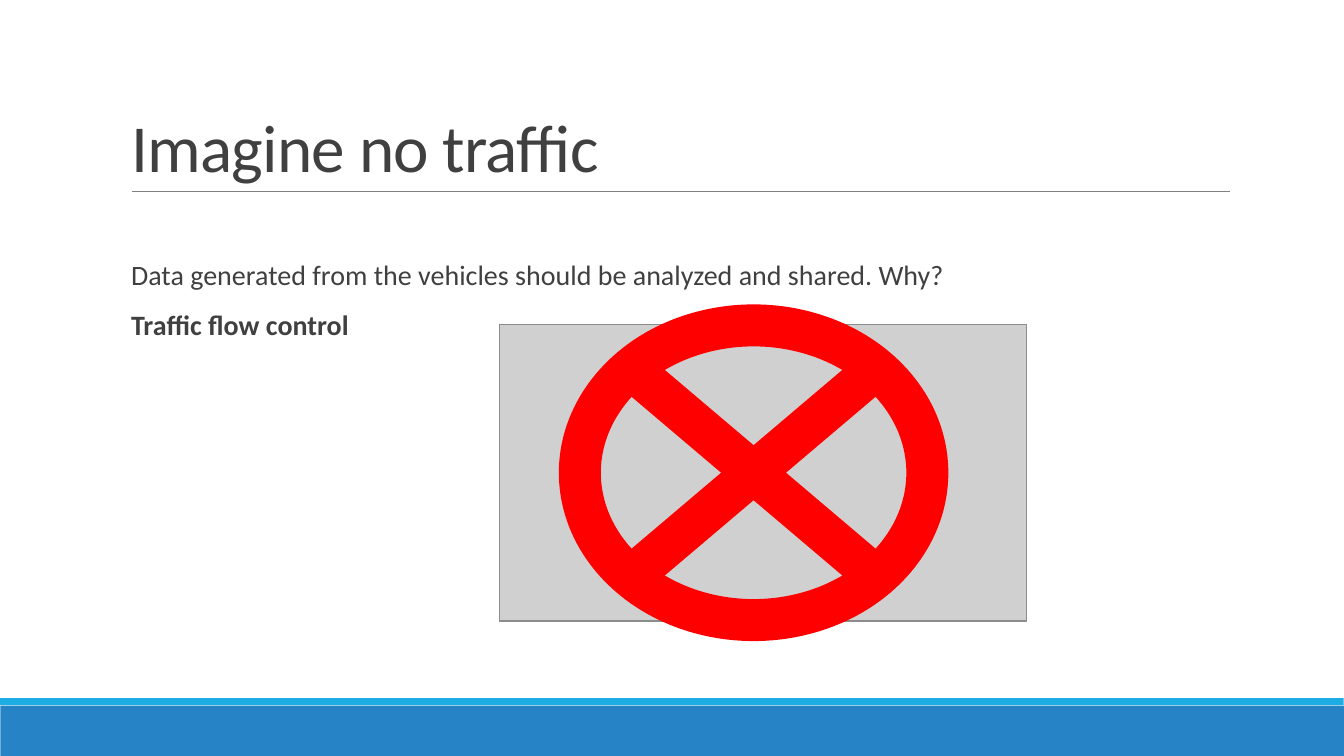
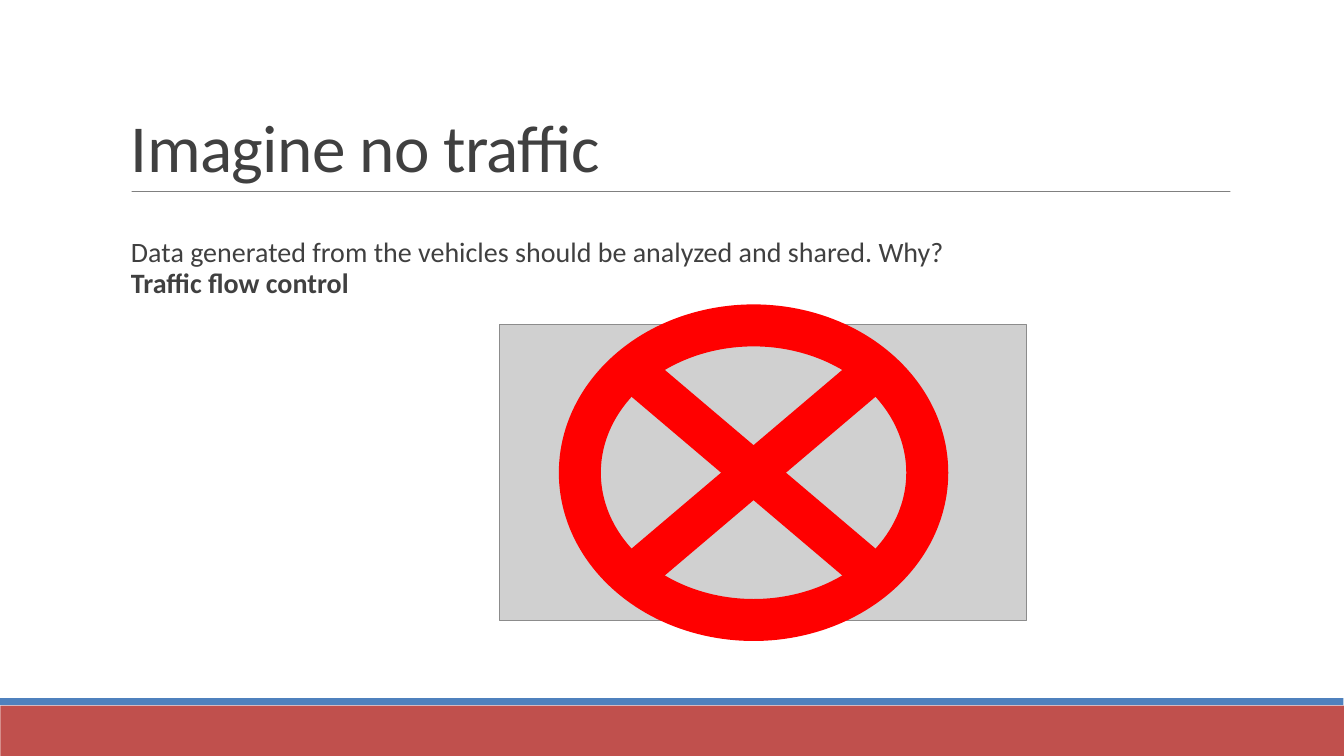
Before and after one commit to PrakharTyagi/PLATOON, a slide deck: slide 3 of Network Assisted Platooning.pptx. Drawn at 1344x756 pixels with LibreOffice and Linux fonts; fonts in the diff are those of the drawing; grey boxes stand for pictures. Boxes give left, top, right and bottom in pixels: in the first picture for what was removed or moved away, otherwise in the second. Text is boxed around its words. In the diff, an @@ line names an element or a change of style, - is before the commit and + after.

```diff
--- a/Network Assisted Platooning.pptx
+++ b/Network Assisted Platooning.pptx
@@ text "Data generated from the vehicles ..." at (131,242,944,293): less space between paragraphs @@
@@ flow chart summing junction at (580,326,928,620): outline #FF0000 30 pt to #FF0000 29.99 pt @@
@@ rectangle at (0,706,1344,756): fill #2683C6 to #C0504D @@
@@ rectangle at (0,699,1344,706): fill #1CADE4 to #4F81BD @@
```
Also in this commit, not shown: 9 other slides changed, 1 slide removed.
